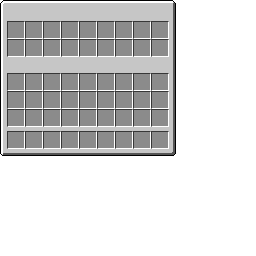
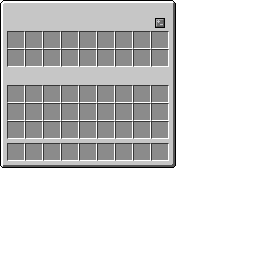
Revision of a layered 256 x 256 image; what changed, layer by layer:
painted on "Mockup" over [left=7, top=19, right=169, bottom=67]
added layer "Icons" above "Slots" over [left=155, top=18, right=165, bottom=28]
painted on "Slots" over [left=7, top=73, right=169, bottom=161]
painted on "Background" over [left=0, top=152, right=176, bottom=168]
